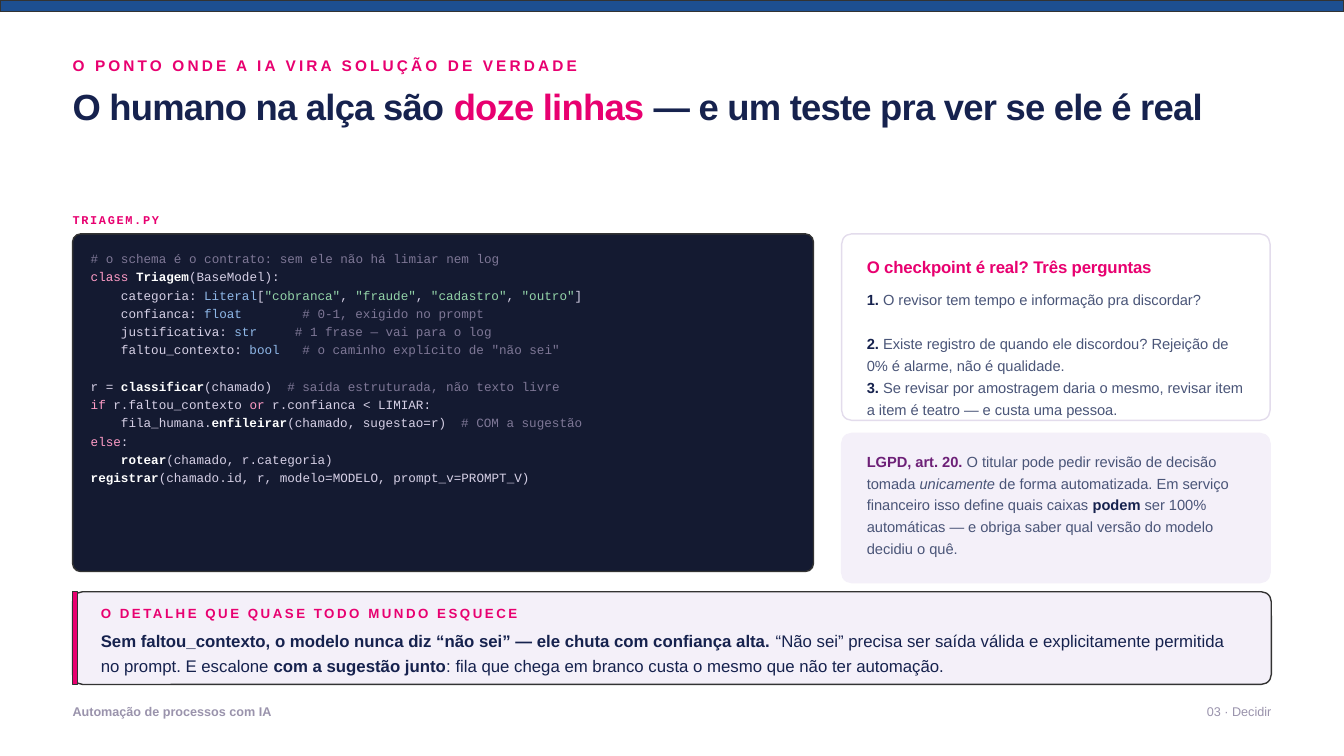
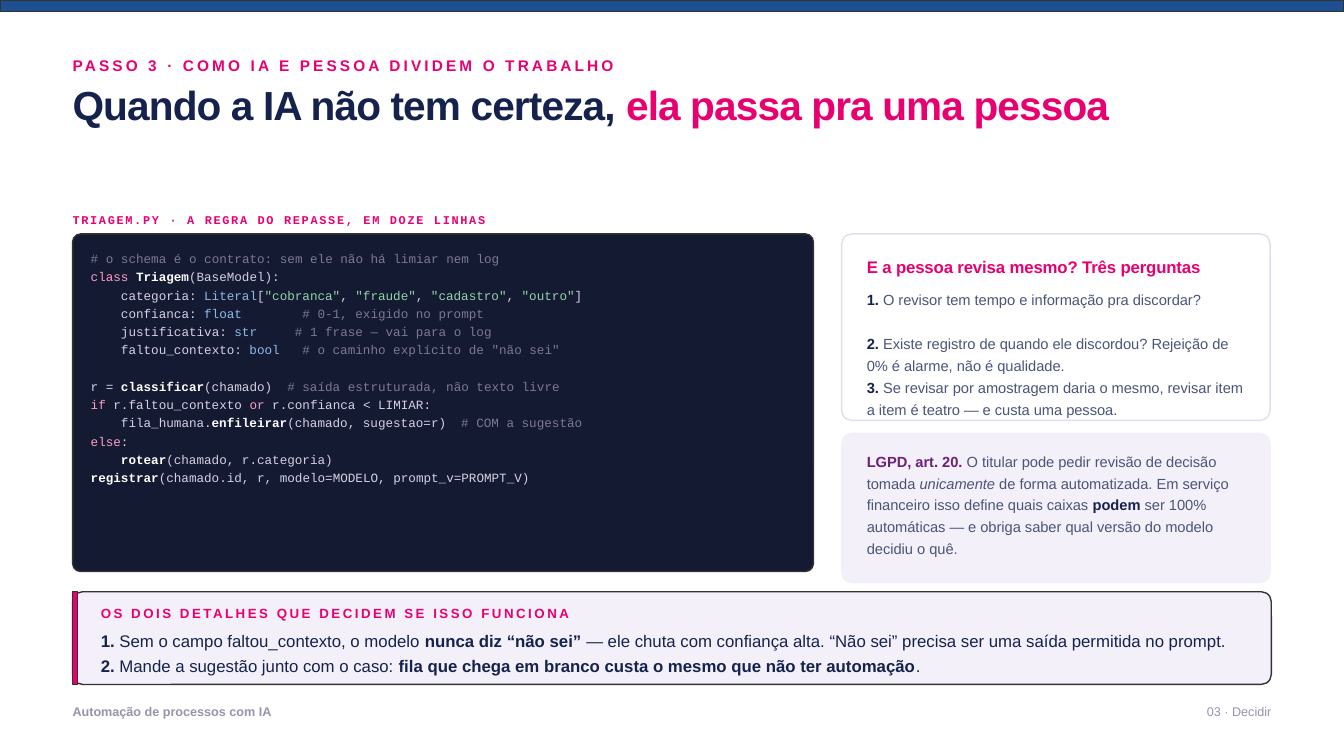
Before and after one commit to gabrcs/casamentos-app, a slide deck: slide 10 of talks/serasa-ia-automacao/deck.pptx. Drawn at 1344x756 pixels with LibreOffice and Linux fonts; fonts in the diff are those of the drawing. Boxes give left, top, right and bottom in pixels: in the first picture for what was removed or moved away, otherwise in the second. Text is boxed around its words. In the diff, an @@ line names an element or a change of style, - is before the commit and + after.

```diff
--- a/talks/serasa-ia-automacao/deck.pptx
+++ b/talks/serasa-ia-automacao/deck.pptx
@@ text at [148,60,365,71]: text changed @@
-O PONTO ONDE A IA VIRA SOLUÇÃO DE VERDADE
+PASSO 3 · COMO IA E PESSOA DIVIDEM O TRABALHO
@@ text at [73,90,1110,128]: text changed; size 26 to 29 pt @@
-O humano na alça são doze linhas — e um teste pra ver se ele é real
+Quando a IA não tem certeza, ela passa pra uma pessoa
@@ text at [73,216,485,226]: text changed @@
-TRIAGEM.PY
+TRIAGEM.PY · A REGRA DO REPASSE, EM DOZE LINHAS
@@ text at [867,260,1201,277]: text changed @@
-O checkpoint é real? Três perguntas
+E a pessoa revisa mesmo? Três perguntas
@@ text at [101,634,1226,676]: text changed @@
-Sem faltou_contexto, o modelo nunca diz “não sei” — ele chuta com confiança alta. “Não sei” precisa ser saída válida e explicitamente permitida no prompt. E escalone com a sugestão junto: fila que chega em branco custa o mesmo que não ter automação.
+1. Sem o campo faltou_contexto, o modelo nunca diz “não sei” — ele chuta com confiança alta. “Não sei” precisa ser uma saída permitida no prompt. 2. Mande a sugestão junto com o caso: fila que chega em branco custa o mesmo que não ter automação.
```
Also in this commit, not shown: 6 other slides changed, 4 other files.
